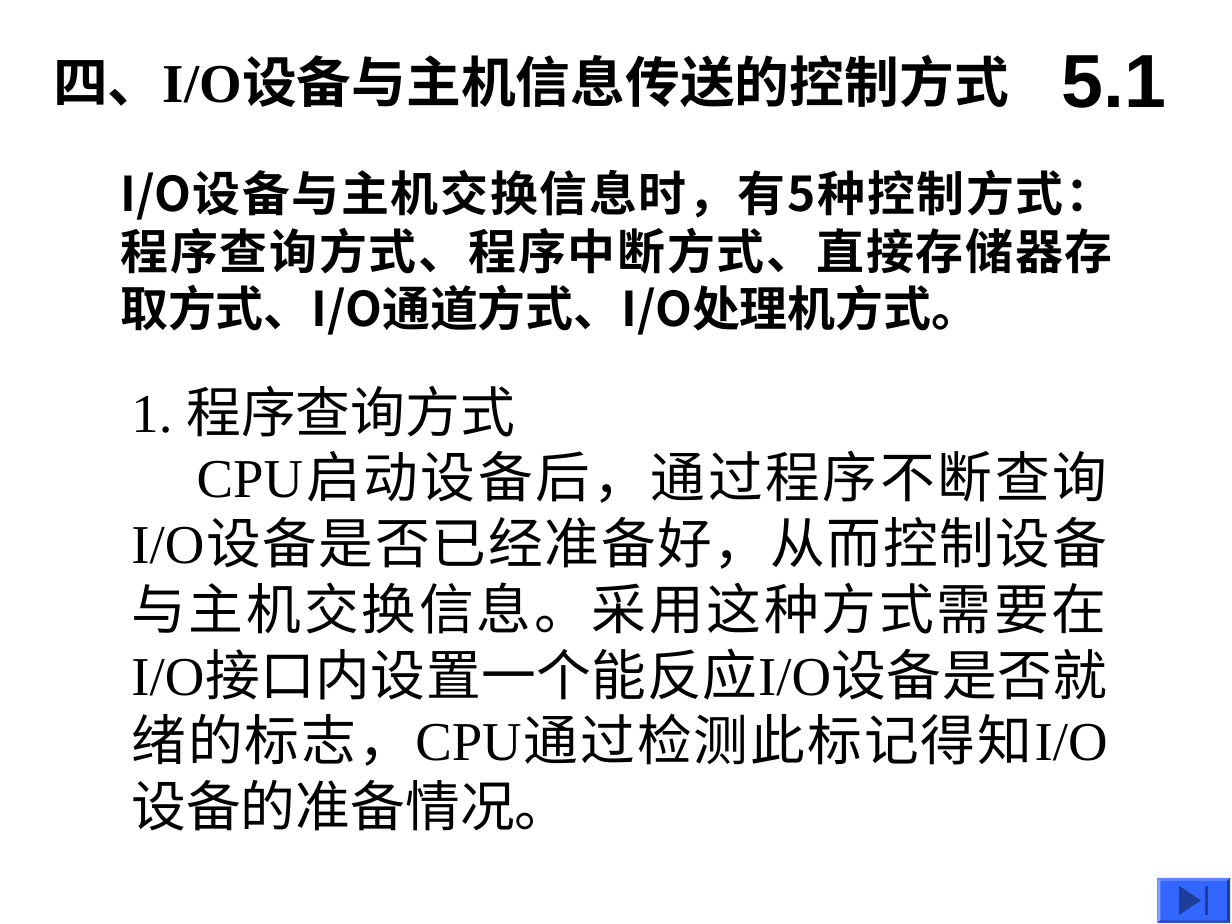
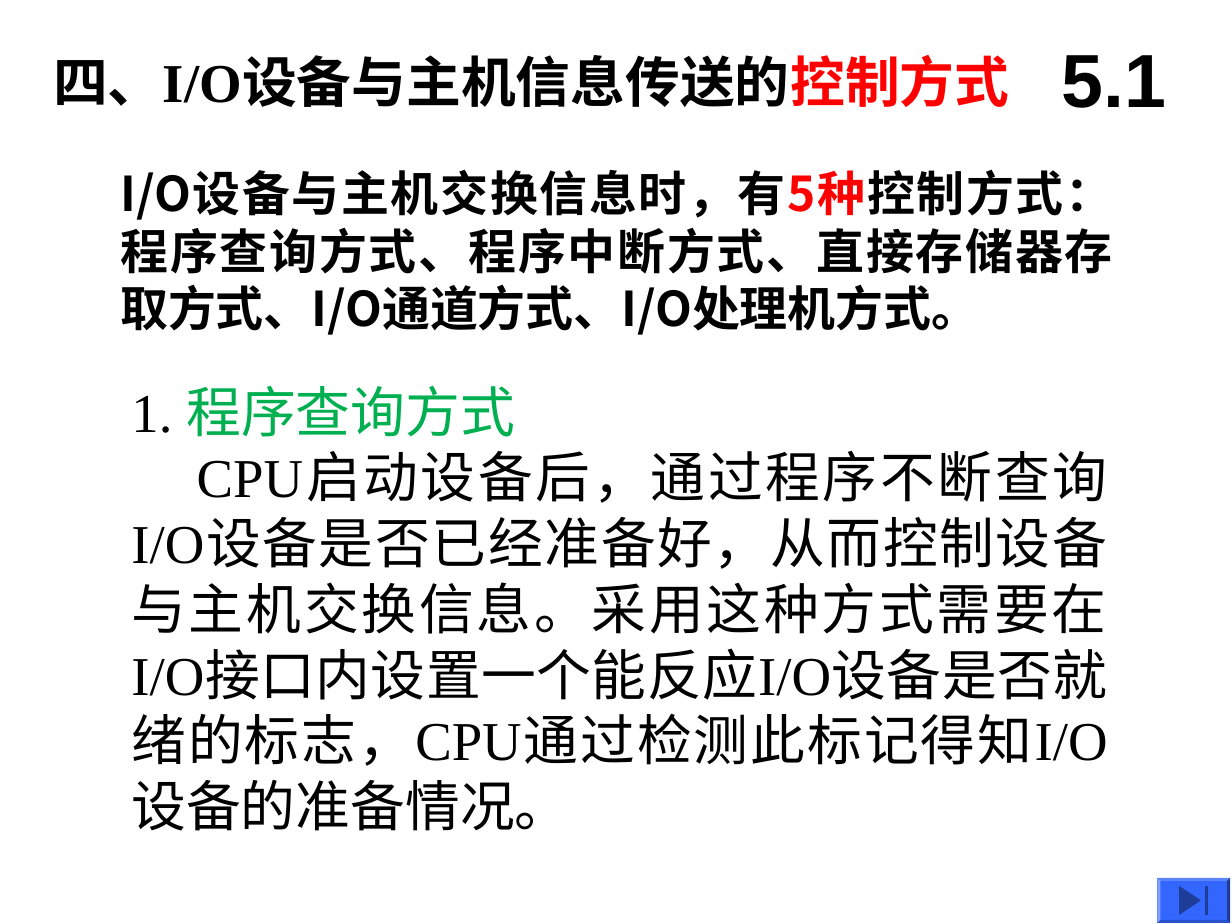
Before and after one commit to QiliangFan/StudyResources, a slide deck: slide 15 of 课件/计算机组成原理/第5章输入输出A.ppt. Drawn at 1232x924 pixels with LibreOffice and Linux fonts; fonts in the diff are those of the drawing. Boxes give left, top, right and bottom in pixels: in the first picture for what was removed or moved away, otherwise in the second. Text is boxed around its words. In the diff, an @@ line names an element or a change of style, - is before the commit and + after.

```diff
--- a/课件/计算机组成原理/第5章输入输出A.ppt
+++ b/课件/计算机组成原理/第5章输入输出A.ppt
@@ text "四、I/O设备与主机信息传送的控制方式" at [53,55,1009,107]: text colour #000000 to #FF0000 in "四、I/O设备与主机信息传送的控制方式" @@
@@ text "I/O设备与主机交换信息时，有5种控制方式：程序查询方式、程序中断方式、直接存储器存取方式、I/O通道方式、I/O处理机 ..." at [120,169,1113,335]: text colour #000000 to #FF0000 in "I/O设备与主机交换信息时，有5种控制方式：程序查询方式、程序中断方式、直接存储器存取方式、I/O通道方式、I/O处理机 ..." @@
@@ text at [131,386,515,437]: text colour #000000 to #00B050 in "程序查询方式" @@
```
Also in this commit, not shown: 7 other slides changed, 1 other file.
